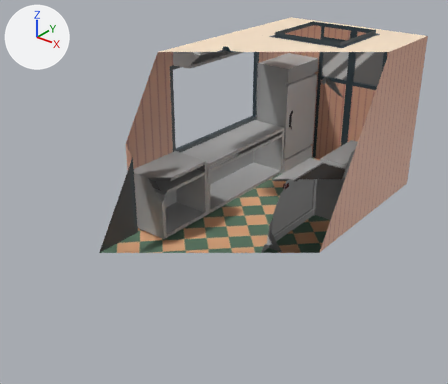
The Blender file Assets/Models/FoodTruck.blend: old version first, new version second.
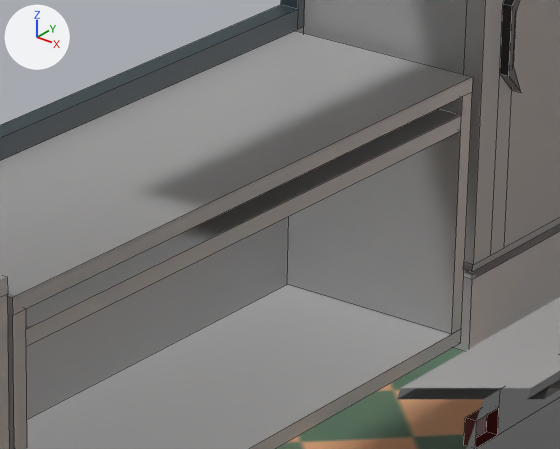
Each version appears first whole from a 50 mm lens placed at (7.73, -11.17, 8.21), pointed at (-0.12, -1.37, 2.13), and next in a close-up on the part from 46% to 67% of the width and 30% to 49% of the height. Arrows for +X, +Y and +Z are at upper left; the lights stay in place. The close-ups show mesh edges as thin lines. Everything nearer to the camera than a plane just in front of the edit is cut away.

Names of what the first close-up shows: 'Counter', 'Food Truck', 'Food Truck Floor', 'Fridge', 'Grill', 'Prep Table'.
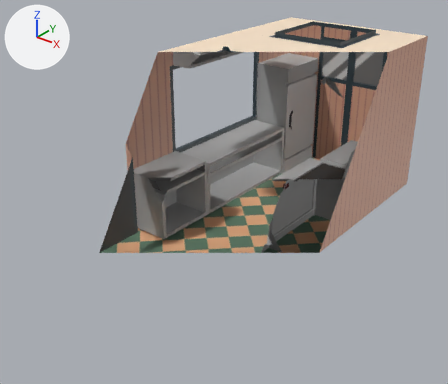
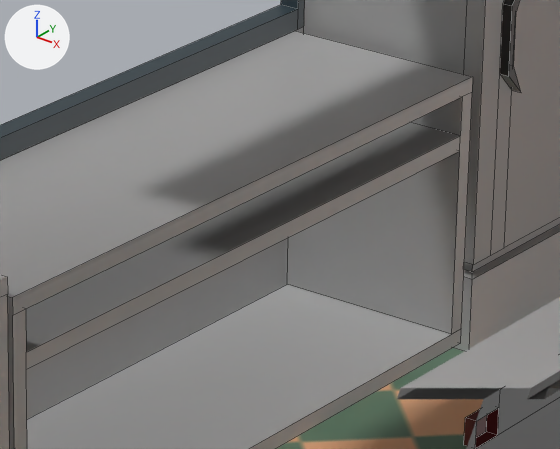
The change, as a diff of the scene's bpy script:
```diff
--- a/Assets/Models/FoodTruck.blend.py
+++ b/Assets/Models/FoodTruck.blend.py
@@ me_cube_001 @@
 me_cube_001.from_pydata(...)  # 28 vertices, 18 faces; spans x -0.5..0.5, y -1.62..1.62, z -0.67..0.65
 # used by ob_prep_table; location = (-1.5, 0.75, 1.75)
 # before: 16 (0.5, -1.54, 0.41) at pixel (26, 346), 17 (0.5, 1.54, 0.41) at pixel (460, 130), 18 (0.5, -1.54, 0.49) at pixel (25, 329), 19 (0.5, 1.54, 0.49) at pixel (461, 115), 24 (-0.45, -1.54, 0.41)
 # before: 25 (-0.45, 1.54, 0.41), 26 (-0.45, -1.54, 0.49), 27 (-0.45, 1.54, 0.49)
+# me_cube_001 part 1
+for i in [*range(16, 20), *range(24, 28)]: me_cube_001.vertices[i].co += Vector((0.0, 0.0, -0.1))
 me_cube_001.materials.append(mat_metal_png_004)
```

What differs and where, as boxes [x1, y1, x2, y2] in the close-ups (560 x 449 px; the box of a moved part takes in the faces that stretch with it):
part 1 of me_cube_001, moved or reshaped
    both: [13, 92, 472, 449]
